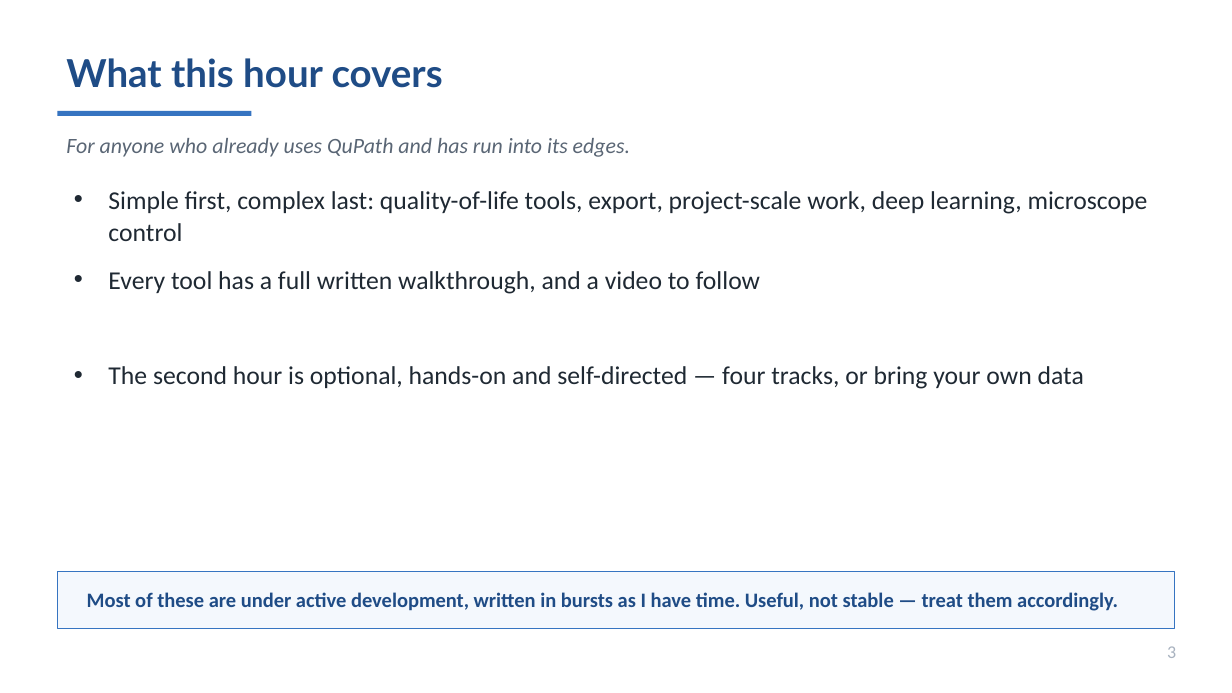
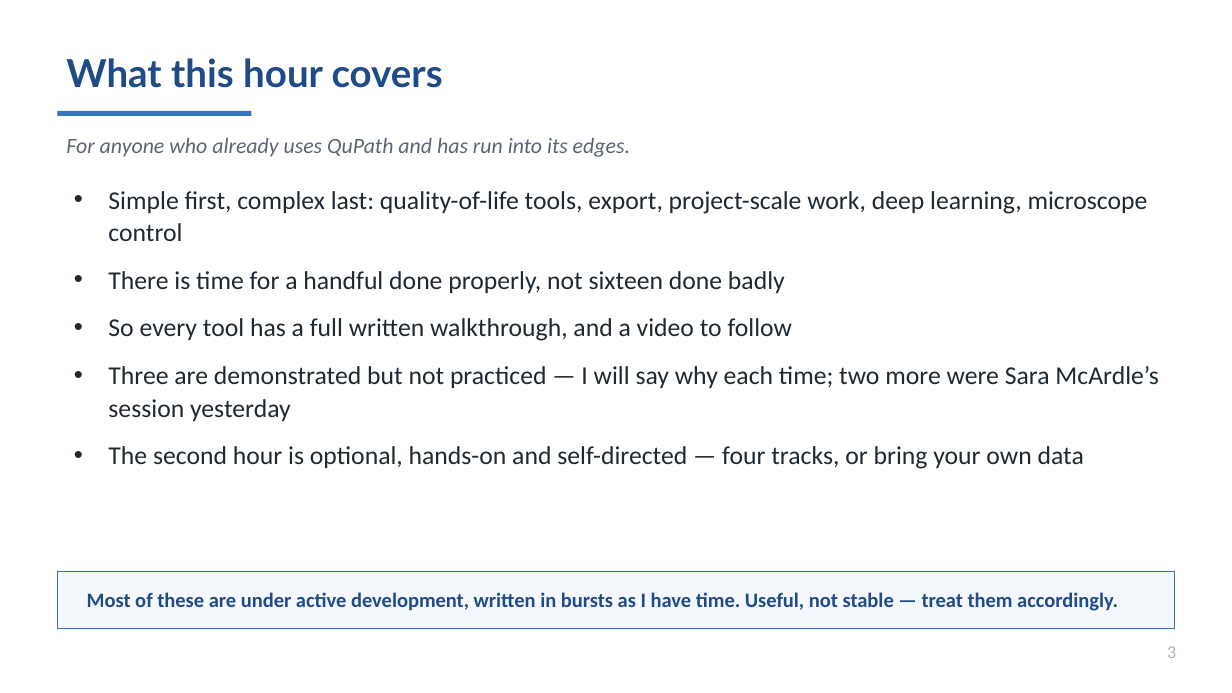
Before and after one commit to MichaelSNelson/BINA-I2K-2026-QuPath-Extensions, a slide deck: slide 3 of I2K_2026_QuPath_Extensions.pptx (slide 4 before the commit). Drawn at 1232x693 pixels with LibreOffice and Linux fonts; fonts in the diff are those of the drawing. Boxes give left, top, right and bottom in pixels: in the first picture for what was removed or moved away, otherwise in the second. Text is boxed around its words. In the diff, an @@ line names an element or a change of style, - is before the commit and + after.

```diff
--- a/I2K_2026_QuPath_Extensions.pptx
+++ b/I2K_2026_QuPath_Extensions.pptx
@@ text at (108,271,1158,421): text changed @@
-• Every tool has a full written walkthrough, and a video to follow
+• There is time for a handful done properly, not sixteen done badly
+• So every tool has a full written walkthrough, and a video to follow
+• Three are demonstrated but not practiced — I will say why each time; two more were Sara McArdle’s session yesterday
```
Also in this commit, not shown: 3 other slides changed, 1 slide removed, 5 other files.
